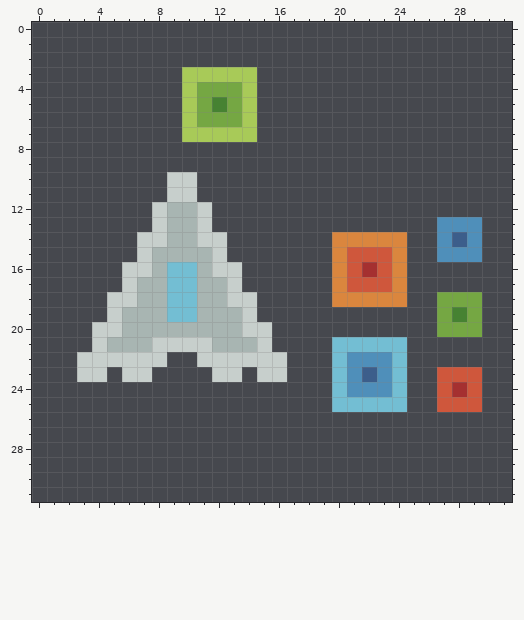
A pixel-art sprite gets an edit: assets/textures/sprite-atlas.png. Above: the version before the commit.
The file is 32x32 pixels. The old version is drawn lined up with the new one.
Once edited:
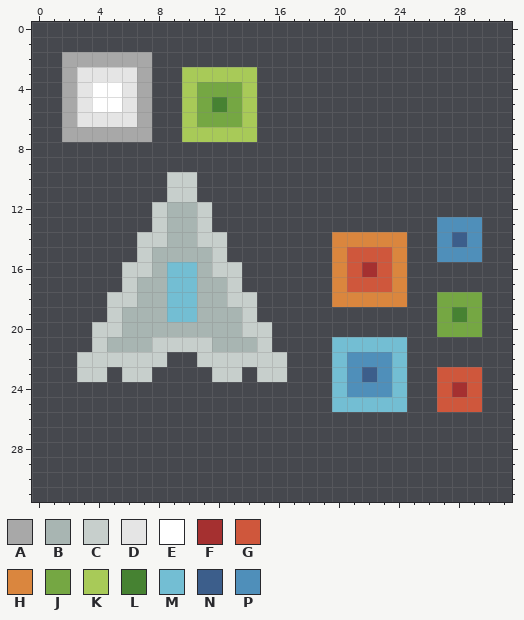
Palette (. is transparent): A #a8a8a8  B #a8b5b2  C #c7cfcc  D #e5e5e5  E #ffffff  F #a53030  G #cf573c  H #da863e  J #75a743  K #a8ca58  L #468232  M #73bed3  N #3c5e8b  P #4f8fba
Difference:
drawings rearranged on the sheet (the old picture shows each at its new place)
Colour A now appears in row 2 at x 2 to 7; in rows 3 to 6 at x 2 and 7; in row 7 at x 2 to 7.
Colour D now appears in row 3 at x 3 to 6; in rows 4 to 5 at x 3 and 6; in row 6 at x 3 to 6.
Colour E now appears in rows 4 to 5 at x 4 to 5.
